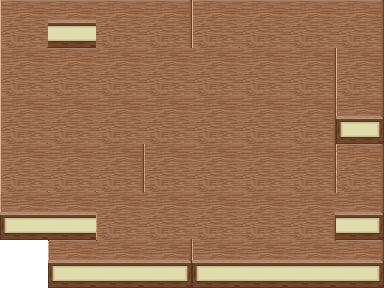
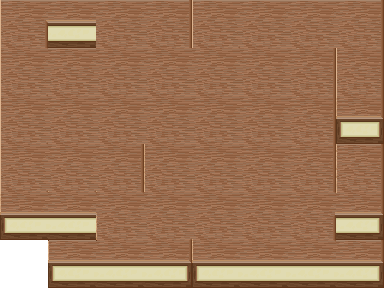
Layers edited between the first and the second 384x288 image:
pixels changed over left=45, top=20, right=48, bottom=48 (layer not identified)
